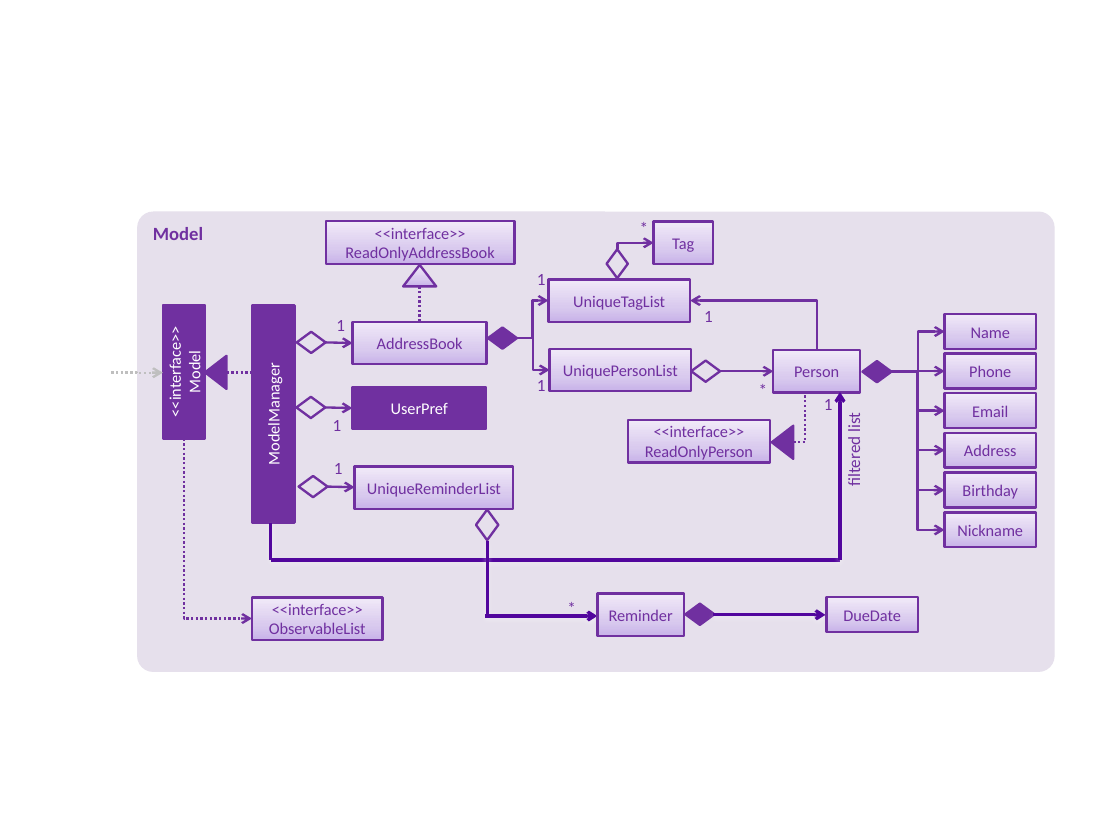
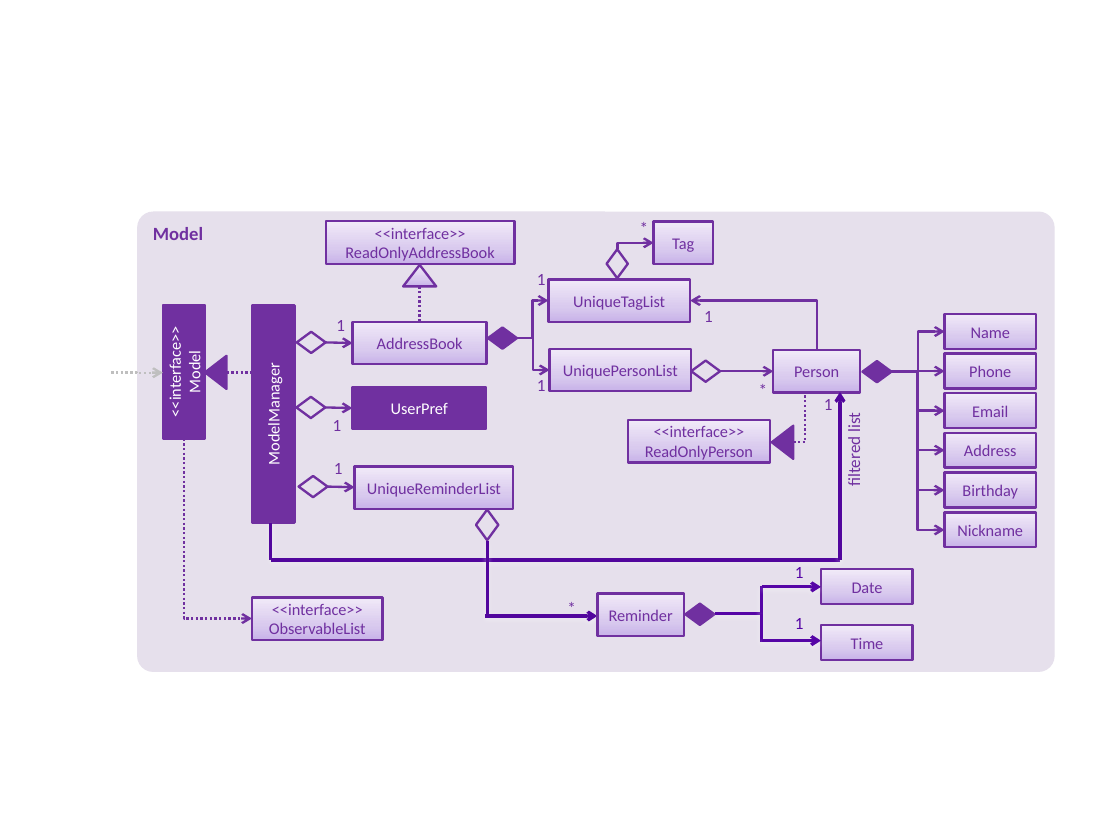
Before and after one commit to tshradheya/main, a slide deck: slide 1 of docs/diagrams/ModelComponentClassDiagram.pptx. Drawn at 1120x840 pixels with LibreOffice and Linux fonts; fonts in the diff are those of the drawing. Boxes give left, top, right and bottom in pixels: in the first picture for what was removed or moved away, otherwise in the second. Text is boxed around its words. In the diff, an @@ line names an element or a change of style, - is before the commit and + after.

```diff
--- a/docs/diagrams/ModelComponentClassDiagram.pptx
+++ b/docs/diagrams/ModelComponentClassDiagram.pptx
@@ text added at <box>795,567,804,578</box>, 11 pt, text #5504A6 @@
+1
@@ rectangle "Date": place and size @@
-rectangle "Date" at <box>827,597,918,632</box>
+rectangle "Date" at <box>821,569,913,604</box>
@@ line added from (762, 614) to (762, 586), #5605A6 2 pt @@
@@ arrow added from (762, 587) to (821, 587), #5605A6 2 pt @@
@@ text in rectangle at <box>852,582,883,593</box>: text changed @@
-DueDate
+Date
@@ line added from (715, 614) to (762, 614), #5605A6 2 pt @@
@@ line added from (762, 614) to (762, 642), #5605A6 2 pt @@
@@ text added at <box>795,618,804,629</box>, 11 pt, text #5504A6 @@
+1
@@ rectangle added at <box>821,625,913,660</box>, fill gradient #C9B5E8 to #D8CBEE to #F0EAF9, outline #7030A0 1.5 pt, 10.5 pt, text #7030A0 @@
+Time
@@ arrow moved from (713, 615) - (825, 615) to (762, 641) - (821, 641) @@
@@ arrow (762, 641) - (821, 641): stroke #52069D 2 pt to #5605A6 2 pt @@
```
Also in this commit, not shown: 2 other files.
